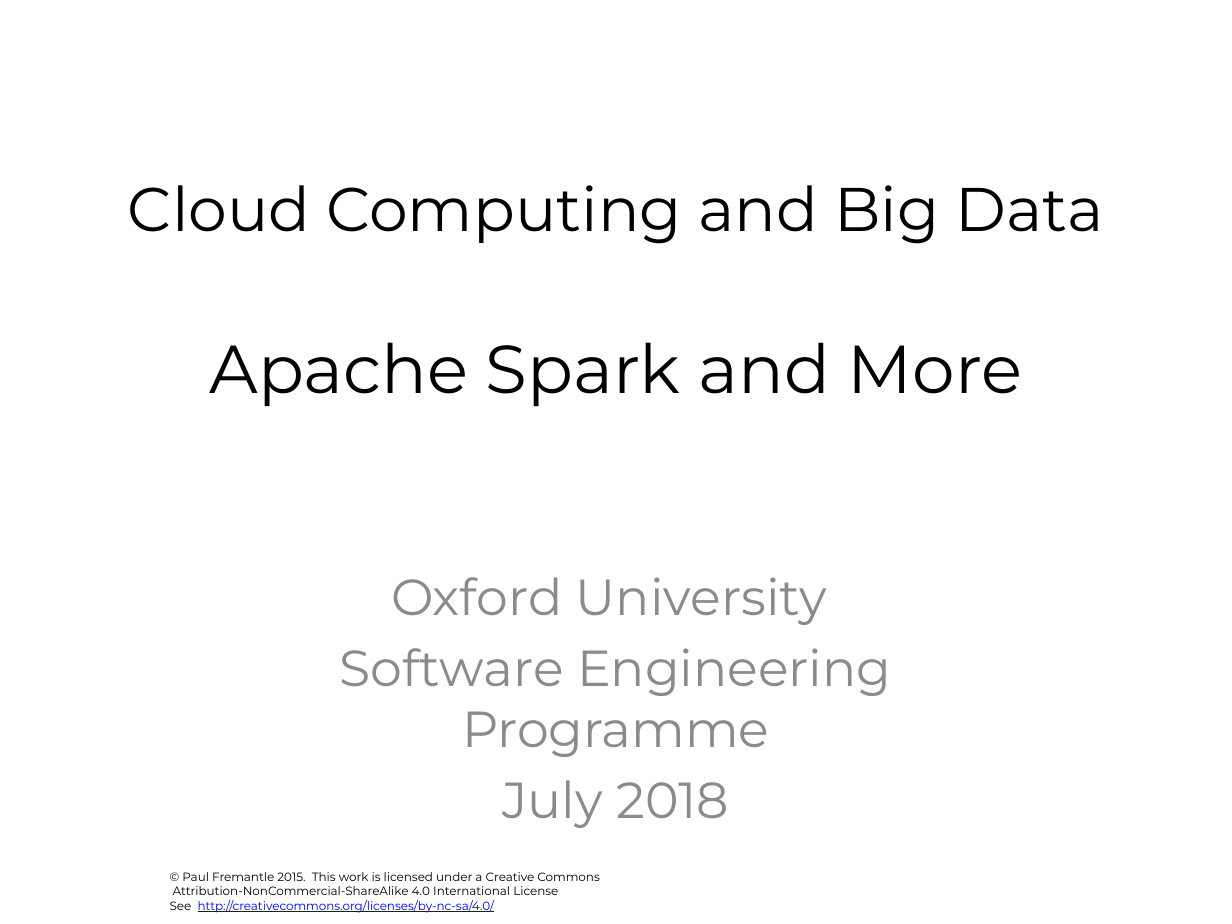
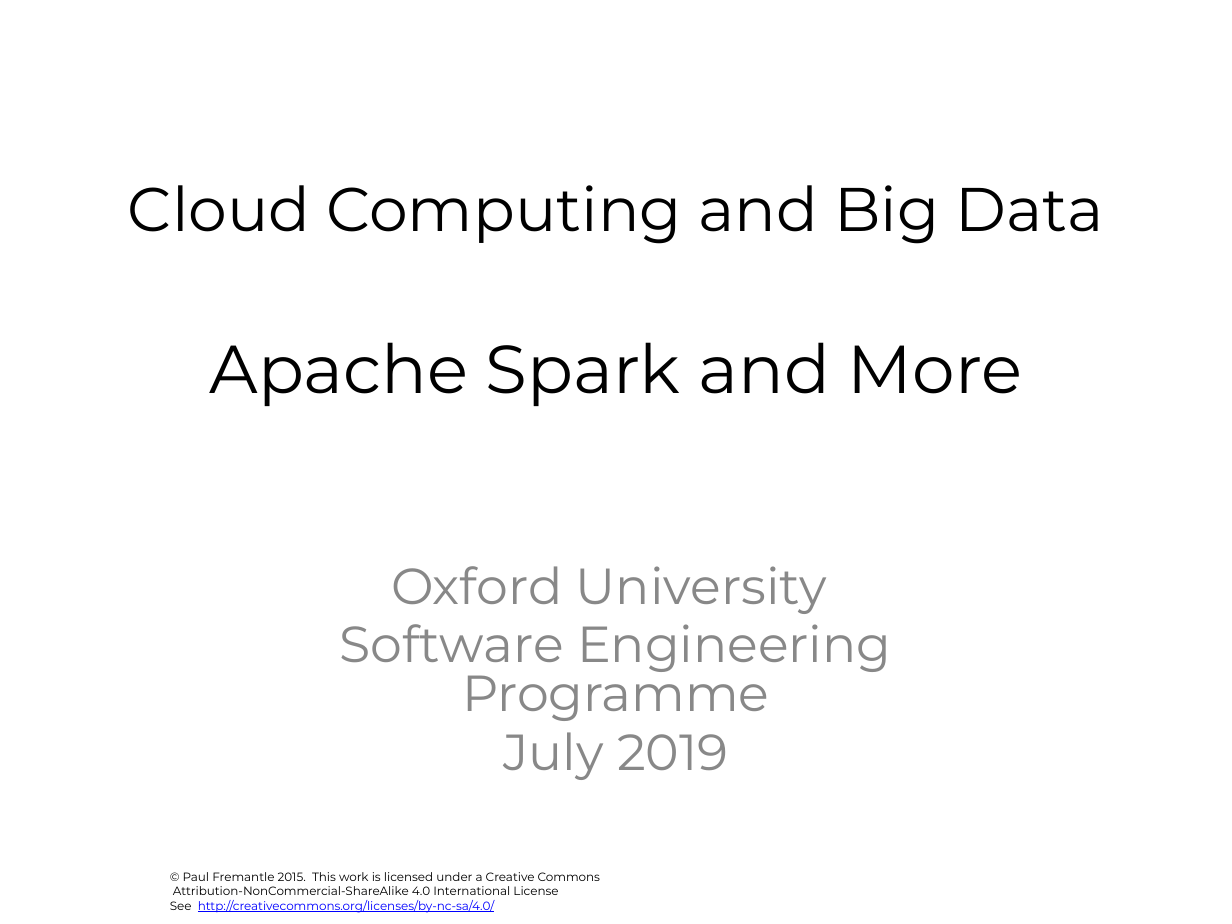
Before and after one commit to pzfreo/ox-clo, a slide deck: slide 1 of pres-source/08-spark-and-adjuncts.pptx. Drawn at 1232x924 pixels with LibreOffice and Linux fonts; fonts in the diff are those of the drawing; background and template pictures are left out. Boxes give left, top, right and bottom in pixels: in the first picture for what was removed or moved away, otherwise in the second. Text is boxed around its words. In the diff, an @@ line names an element or a change of style, - is before the commit and + after.

```diff
--- a/pres-source/08-spark-and-adjuncts.pptx
+++ b/pres-source/08-spark-and-adjuncts.pptx
@@ subtitle at [340, 566, 892, 721]: text colour #8C8C8C to #888888 in "Oxford University", "Software Engineering Programme"; line spacing 1 to 0.8; less space between paragraphs @@
@@ subtitle at [503, 732, 728, 780]: text changed; text colour #8C8C8C to #888888 @@
-July 2018
+July 2019
```
Also in this commit, not shown: 35 other slides changed, 3 slides added, 3 slides removed, 45 other files.
